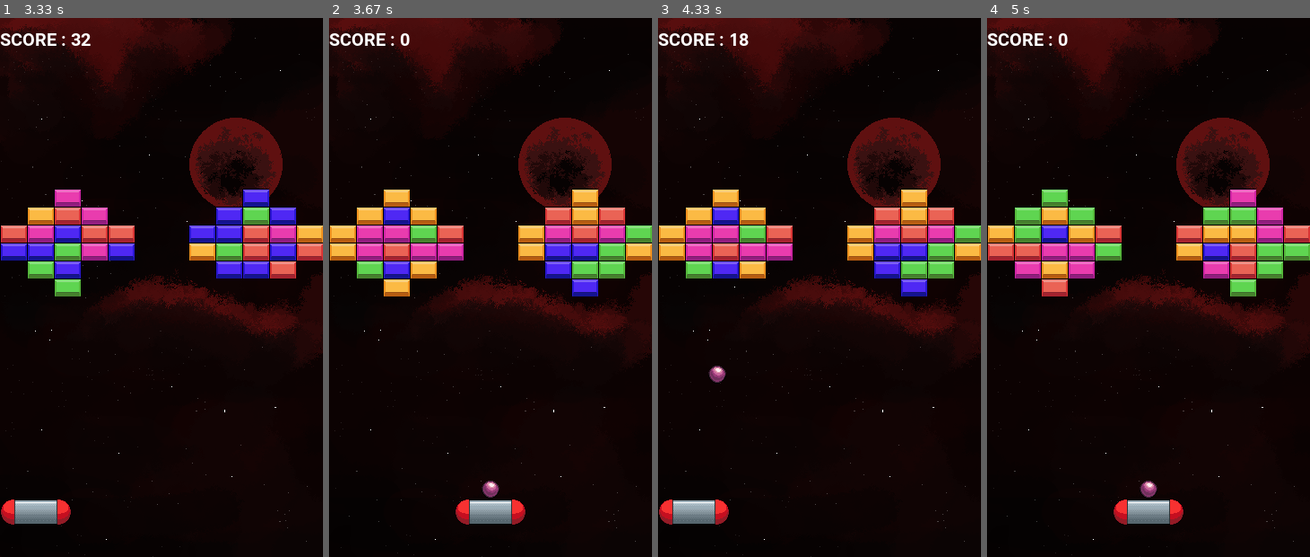
Above: before the commit, frames 1-4 (left to right).
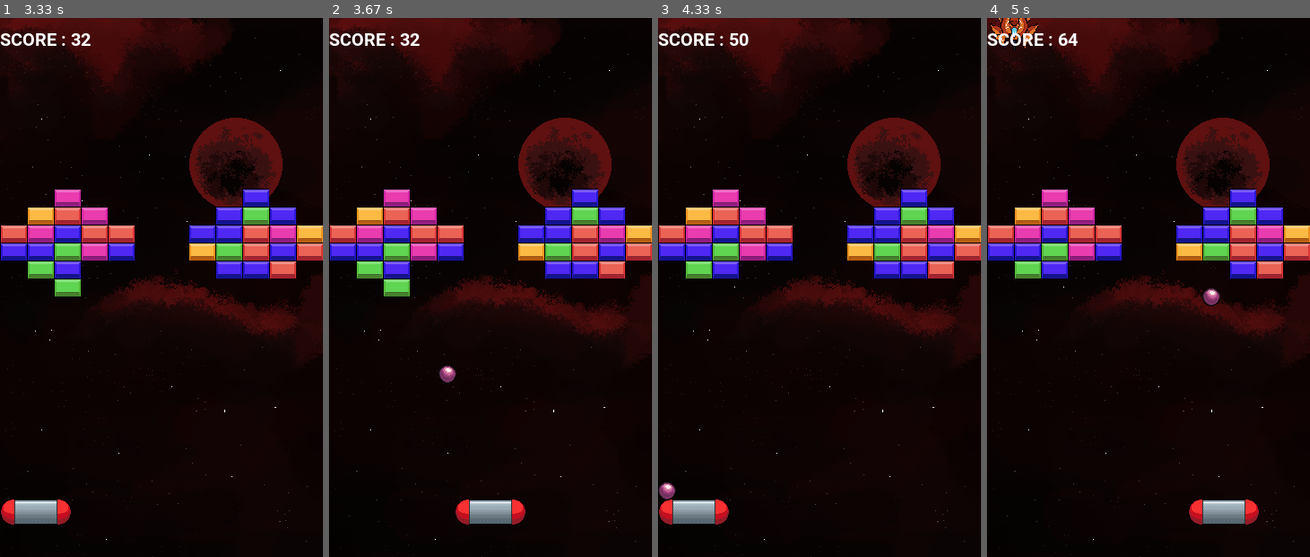
Above: after the commit, the same moments.

Repository: Tequila-Mockingbird-Chevaliers/pygameSummerJam
Game: pygame game, started from main.py
Two runs of this game, one before a commit and one after it. Both use one fixed random seed, a clock stepped at 60 frames per second and the inputs below.
Inputs:
- Up to frame 1 (3.33 s): hold Space 0.33-0.8 s; hold Right 0.33-0.8 s; hold R 0.83-1.3 s; hold Right 0.83-1.3 s; tap Space at 0.9, 1.2, 1.4, 1.7, 2.4, 2.7, 2.97, 3.27 s; hold Right 1.33-1.8 s; hold Left 2.33-2.87 s; hold Left 2.9-3.3 s
- Up to frame 2 (3.67 s): hold Right from 3.33 s (still down); tap Space at 3.4 s
- Up to frame 3 (4.33 s): tap Space at 3.7, 4.07 s; release Right at 3.97 s; hold Left from 4 s (still down)
- Up to frame 4 (5 s): tap Space at 4.37, 4.57, 4.87 s; release Left at 4.47 s; hold Right 4.5-4.97 s

Frame 1 is identical in both runs. In frame 2, 7.0% of the frame differs, in the area x 0-100%, y 2-89%; in frame 3, 6.7%; in frame 4, 9.9%, in the area x 0-100%, y 0-94%.

Commit message:
Added multiple lives

Diff:
--- a/src/scenes/game_scene.py
+++ b/src/scenes/game_scene.py
@@ -48,6 +48,13 @@
         for brick_pos in brick_generator.bricks:
             self.game_state.add_object("bricks", Brick(self.game_state, brick_pos))
 
+    def initialize_new_play(self):
+        self.game_state.in_play = False
+        self.game_state.remove_object(self.game_state["paddle"])
+        self.game_state.add_object("paddle", Paddle(self.game_state))
+        self.game_state.remove_object(self.game_state["ball"])
+        self.game_state.add_object("ball", Ball(self.game_state))
+
     def events(self, events: list[pygame.event.Event]):
         """
         Handle events
@@ -87,8 +94,8 @@
                     "ball", "spaceships", self.ball_spaceship_collision
                 )
                 if (
-                    self.spaceship_spawn_timer.check_time()
-                    and len(self.free_positions) > 1
+                        self.spaceship_spawn_timer.check_time()
+                        and len(self.free_positions) > 1
                 ):
                     position = random.choice(tuple(self.free_positions))
                     self.free_positions.remove(position)
@@ -163,7 +170,11 @@
             return
 
     def handle_defeat(self):
-        self.game_state.defeat = True
+        self.game_state.lives -= 1
+        if self.game_state.lives <= 0:
+            self.game_state.defeat = True
+        else:
+            self.initialize_new_play()
 
     def handle_victory(self):
         self.game_state.victory = True
--- a/src/state/game_state.py
+++ b/src/state/game_state.py
@@ -31,6 +31,7 @@
         """
         self.timer_before_next_level.stop_timer()
         self.start_time: float = 0
+        self.lives: int = 3
         self.in_play: bool = False
         self.defeat: bool = False
         self.victory: bool = False
